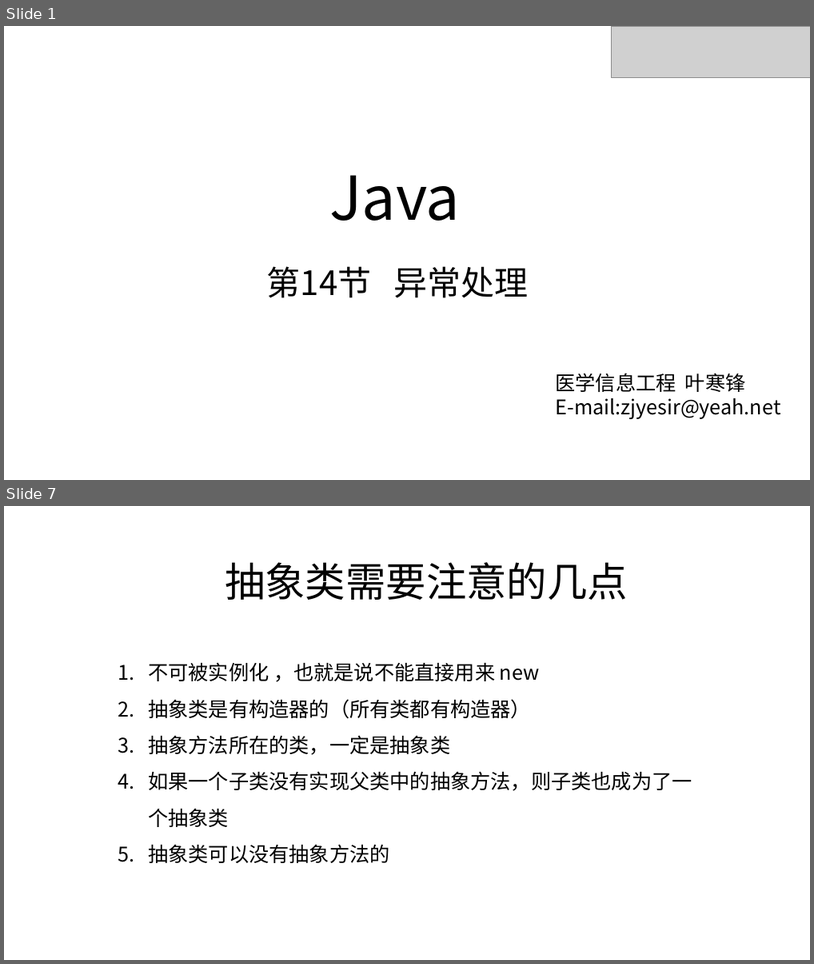
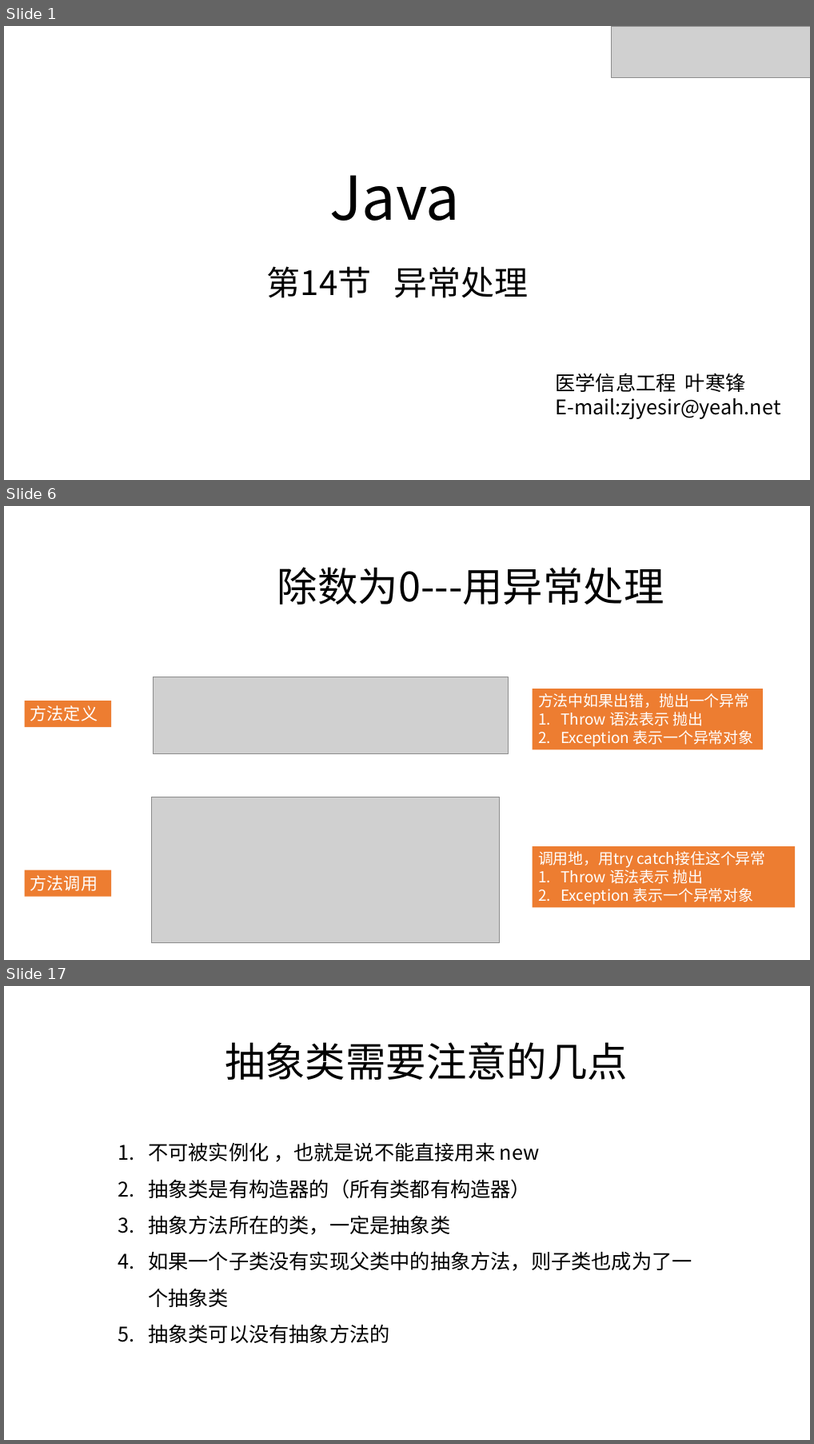
Before and after one commit to zjyesir/hmc_java_1, a slide deck: ppt/14.异常处理.pptx. Shown one above the other, each under a label of ours: slides 1 and 7 before the commit, slides 1, 6 and 17 after it; the slides between them are not shown. The pictures are 814x964 and 814x1444 pixels, drawn with LibreOffice and Linux fonts; fonts in the diff are those of the drawing; grey boxes stand for pictures; background and template pictures are left out. Boxes give left, top, right and bottom in pixels: in the first picture for what was removed or moved away, otherwise in the second. Text is boxed around its words. In the diff, an @@ line names an element or a change of style, - is before the commit and + after.

```diff
--- a/ppt/14.异常处理.pptx
+++ b/ppt/14.异常处理.pptx
@@ slide 6 added at (4,506,810,960), background picture (left out) @@
@@ text added at (278,567,665,604), 48 pt, text #000000 @@
+除数为0---用异常处理
@@ picture added at (154,676,508,754) @@
@@ rectangle added at (533,688,763,750), fill #ED7D31, 18 pt, text #FFFFFF @@
+方法中如果出错，抛出一个异常
+1. Throw 语法表示 抛出
+2. Exception 表示一个异常对象
@@ rectangle added at (25,700,112,728), fill #ED7D31, 20 pt, text #FFFFFF @@
+方法定义
@@ picture added at (152,797,499,942) @@
@@ rectangle added at (533,846,796,907), fill #ED7D31, 18 pt, text #FFFFFF @@
+调用地，用try catch接住这个异常
+1. Throw 语法表示 抛出
+2. Exception 表示一个异常对象
@@ rectangle added at (25,869,112,896), fill #ED7D31, 20 pt, text #FFFFFF @@
+方法调用
@@ what was slide 7 is now slide 17 @@
```
Also in this commit, not shown: 2 slides changed, 12 other slides added, 3 slides removed, 1 other file.
